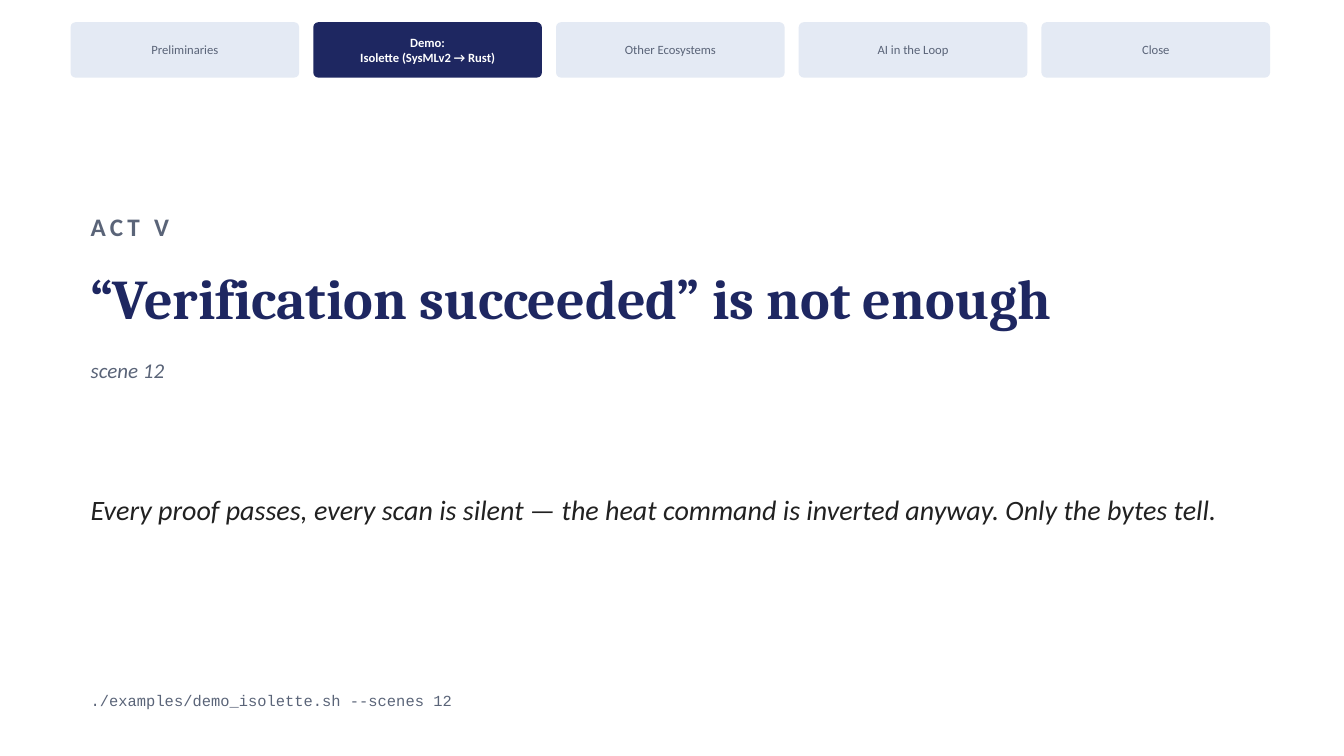
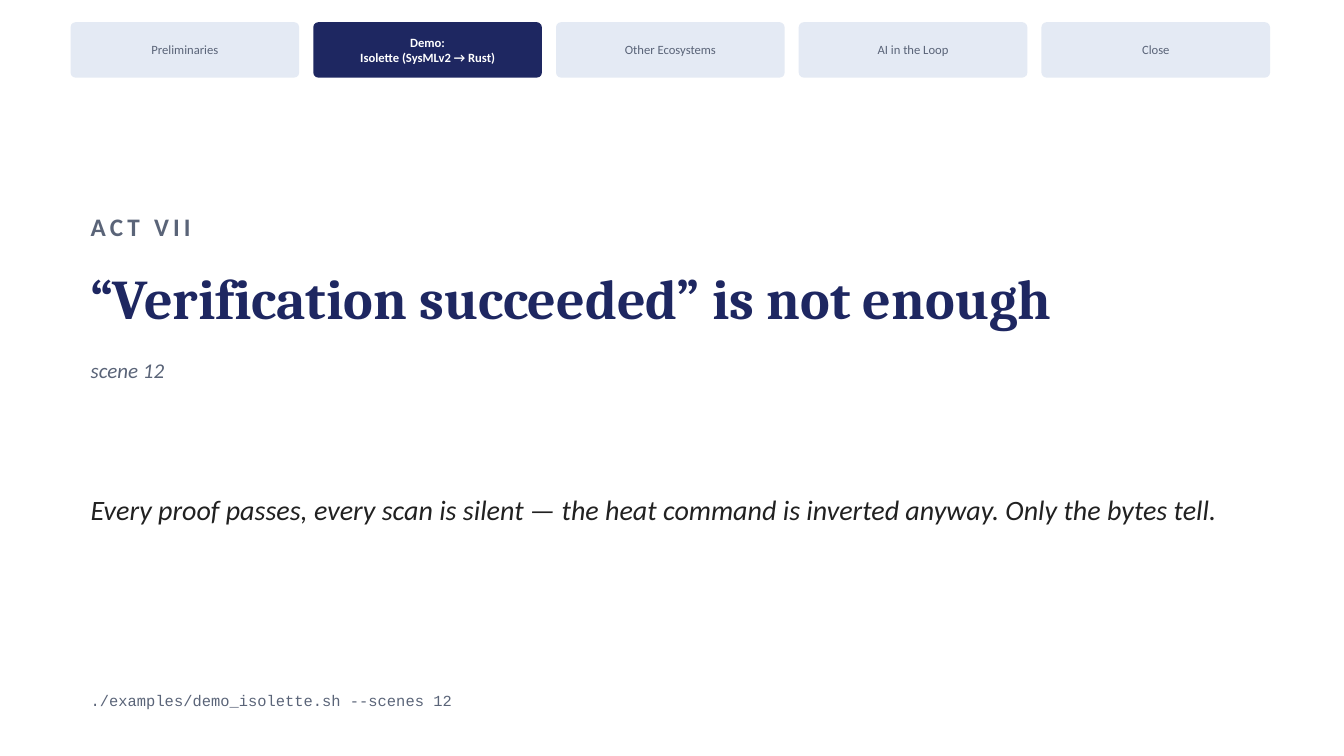
Before and after one commit to ku-sldg/pybb, a slide deck: slide 15 of docs/video_slides_draft.pptx (slide 13 before the commit). Drawn at 1344x756 pixels with LibreOffice and Linux fonts; fonts in the diff are those of the drawing. Boxes give left, top, right and bottom in pixels: in the first picture for what was removed or moved away, otherwise in the second. Text is boxed around its words. In the diff, an @@ line names an element or a change of style, - is before the commit and + after.

```diff
--- a/docs/video_slides_draft.pptx
+++ b/docs/video_slides_draft.pptx
@@ text at <box>91,219,191,236</box>: text changed @@
-ACT V
+ACT VII
```
Also in this commit, not shown: 4 other slides changed, 2 slides added, 1 other file.
